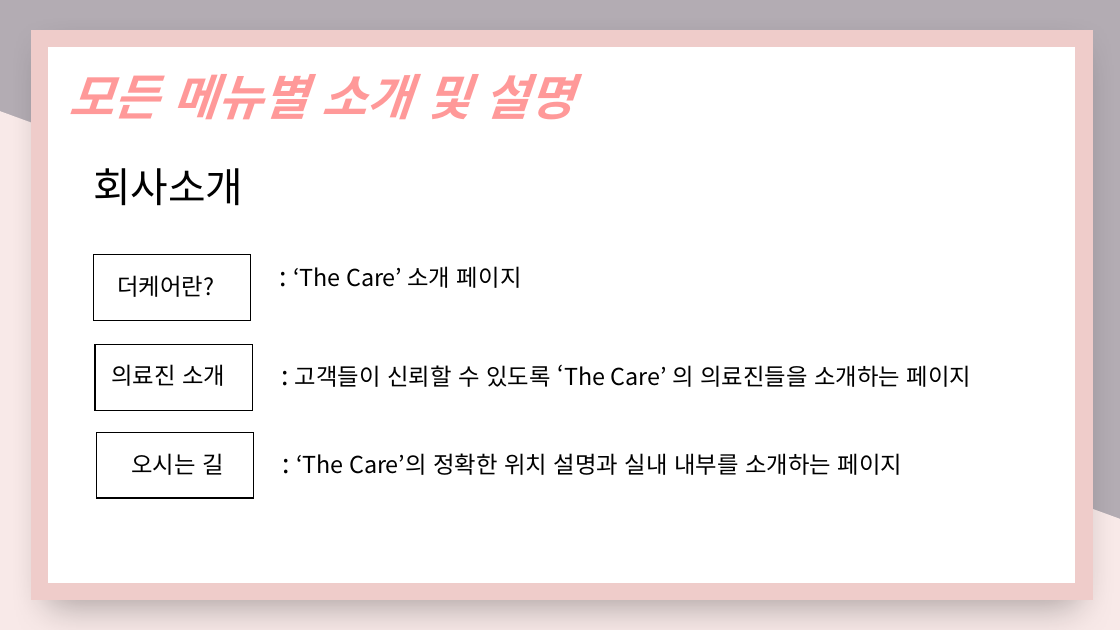
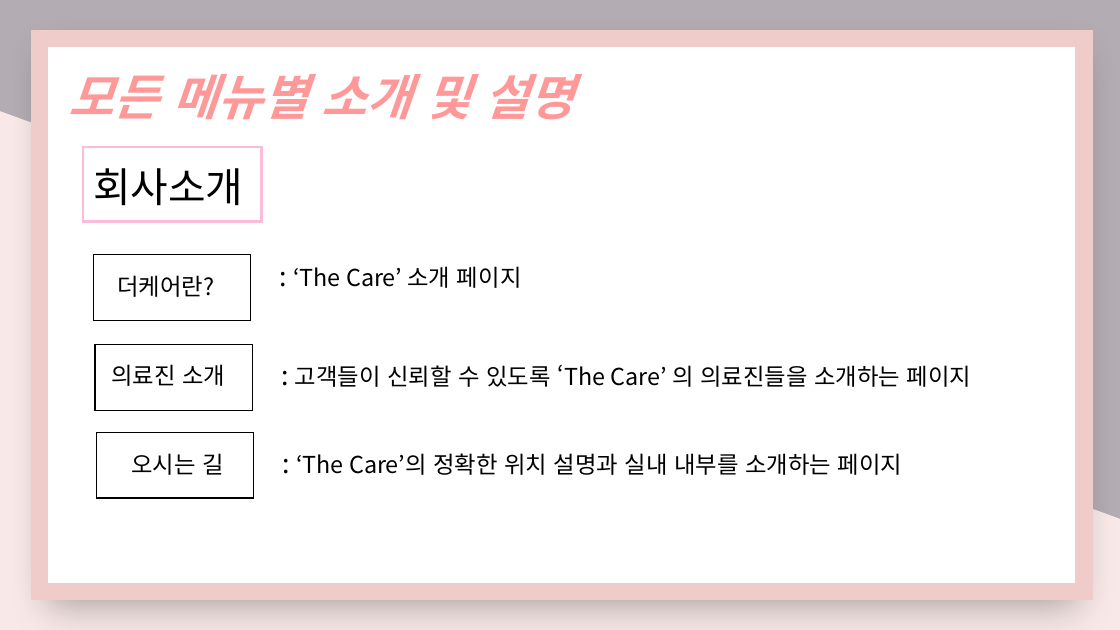
Before and after one commit to nimi2838/thecare, a slide deck: slide 26 of 졸작 기획서.pptx (slide 28 before the commit). Drawn at 1120x630 pixels with LibreOffice and Linux fonts; fonts in the diff are those of the drawing. Boxes give left, top, right and bottom in pixels: in the first picture for what was removed or moved away, otherwise in the second. Text is boxed around its words. In the diff, an @@ line names an element or a change of style, - is before the commit and + after.

```diff
--- a/졸작 기획서.pptx
+++ b/졸작 기획서.pptx
@@ rectangle added at [83,147,262,222], outline #FBBCD9 2 pt @@
```
Also in this commit, not shown: 6 other slides changed, 4 slides added, 3 slides removed, 8 other files.
